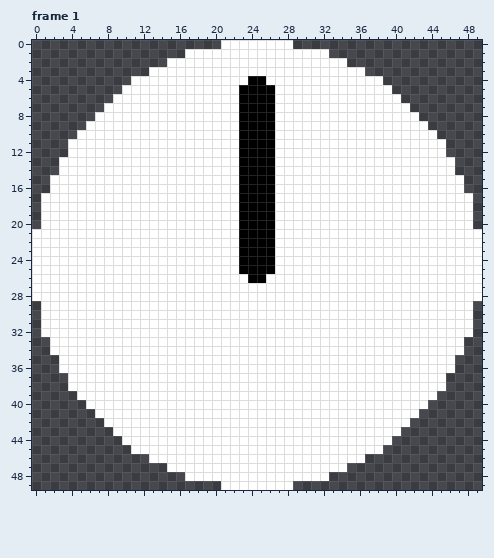
File history of a pixel-art file, support/sprites/hands.aseprite. Above: the version before the commit.
50x50 pixels, 32 frames. Shown: frame 1. The commit also changed other frames, which this record leaves out.
Now the later version:
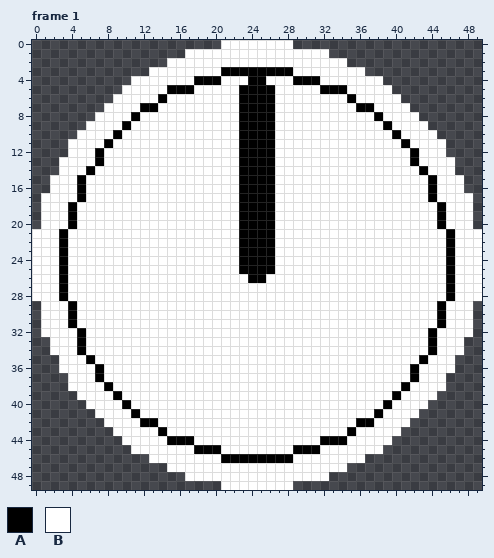
Palette (. is transparent): A #000000  B #ffffff
Message: double frames in hand animation
Change:
layer "Guide" now shown
--- frame 1, layer "Guide"
@@ x 0..49 @@
  2 ...............BBBBBBBBBBBBBBBBBBBB...............
- 3 .............BBBBBBBBBBBBBBBBBBBBBBBB.............
- 4 ...........BBBBBBBBBBBBBAABBBBBBBBBBBBB...........
- 5 ..........BBBBBBBBBBBBBAAAABBBBBBBBBBBBB..........
- 6 .........BBBBBBBBBBBBBBAAAABBBBBBBBBBBBBB.........
- 7 ........BBBBBBBBBBBBBBBAAAABBBBBBBBBBBBBBB........
- 8 .......BBBBBBBBBBBBBBBBAAAABBBBBBBBBBBBBBBB.......
- 9 ......BBBBBBBBBBBBBBBBBAAAABBBBBBBBBBBBBBBBB......
-10 .....BBBBBBBBBBBBBBBBBBAAAABBBBBBBBBBBBBBBBBB.....
-11 ....BBBBBBBBBBBBBBBBBBBAAAABBBBBBBBBBBBBBBBBBB....
-12 ....BBBBBBBBBBBBBBBBBBBAAAABBBBBBBBBBBBBBBBBBB....
-13 ...BBBBBBBBBBBBBBBBBBBBAAAABBBBBBBBBBBBBBBBBBBB...
-14 ...BBBBBBBBBBBBBBBBBBBBAAAABBBBBBBBBBBBBBBBBBBB...
-15 ..BBBBBBBBBBBBBBBBBBBBBAAAABBBBBBBBBBBBBBBBBBBBB..
-16 ..BBBBBBBBBBBBBBBBBBBBBAAAABBBBBBBBBBBBBBBBBBBBB..
-17 .BBBBBBBBBBBBBBBBBBBBBBAAAABBBBBBBBBBBBBBBBBBBBBB.
-18 .BBBBBBBBBBBBBBBBBBBBBBAAAABBBBBBBBBBBBBBBBBBBBBB.
-19 .BBBBBBBBBBBBBBBBBBBBBBAAAABBBBBBBBBBBBBBBBBBBBBB.
-20 .BBBBBBBBBBBBBBBBBBBBBBAAAABBBBBBBBBBBBBBBBBBBBBB.
-21 BBBBBBBBBBBBBBBBBBBBBBBAAAABBBBBBBBBBBBBBBBBBBBBBB
-22 BBBBBBBBBBBBBBBBBBBBBBBAAAABBBBBBBBBBBBBBBBBBBBBBB
-23 BBBBBBBBBBBBBBBBBBBBBBBAAAABBBBBBBBBBBBBBBBBBBBBBB
-24 BBBBBBBBBBBBBBBBBBBBBBBAAAABBBBBBBBBBBBBBBBBBBBBBB
-25 BBBBBBBBBBBBBBBBBBBBBBBAAAABBBBBBBBBBBBBBBBBBBBBBB
-26 BBBBBBBBBBBBBBBBBBBBBBBBAABBBBBBBBBBBBBBBBBBBBBBBB
-27 BBBBBBBBBBBBBBBBBBBBBBBBBBBBBBBBBBBBBBBBBBBBBBBBBB
-28 BBBBBBBBBBBBBBBBBBBBBBBBBBBBBBBBBBBBBBBBBBBBBBBBBB
-29 .BBBBBBBBBBBBBBBBBBBBBBBBBBBBBBBBBBBBBBBBBBBBBBBB.
-30 .BBBBBBBBBBBBBBBBBBBBBBBBBBBBBBBBBBBBBBBBBBBBBBBB.
-31 .BBBBBBBBBBBBBBBBBBBBBBBBBBBBBBBBBBBBBBBBBBBBBBBB.
-32 .BBBBBBBBBBBBBBBBBBBBBBBBBBBBBBBBBBBBBBBBBBBBBBBB.
-33 ..BBBBBBBBBBBBBBBBBBBBBBBBBBBBBBBBBBBBBBBBBBBBBB..
-34 ..BBBBBBBBBBBBBBBBBBBBBBBBBBBBBBBBBBBBBBBBBBBBBB..
-35 ...BBBBBBBBBBBBBBBBBBBBBBBBBBBBBBBBBBBBBBBBBBBB...
-36 ...BBBBBBBBBBBBBBBBBBBBBBBBBBBBBBBBBBBBBBBBBBBB...
-37 ....BBBBBBBBBBBBBBBBBBBBBBBBBBBBBBBBBBBBBBBBBB....
-38 ....BBBBBBBBBBBBBBBBBBBBBBBBBBBBBBBBBBBBBBBBBB....
-39 .....BBBBBBBBBBBBBBBBBBBBBBBBBBBBBBBBBBBBBBBB.....
-40 ......BBBBBBBBBBBBBBBBBBBBBBBBBBBBBBBBBBBBBB......
-41 .......BBBBBBBBBBBBBBBBBBBBBBBBBBBBBBBBBBBB.......
-42 ........BBBBBBBBBBBBBBBBBBBBBBBBBBBBBBBBBB........
-43 .........BBBBBBBBBBBBBBBBBBBBBBBBBBBBBBBB.........
-44 ..........BBBBBBBBBBBBBBBBBBBBBBBBBBBBBB..........
-45 ...........BBBBBBBBBBBBBBBBBBBBBBBBBBBB...........
-46 .............BBBBBBBBBBBBBBBBBBBBBBBB.............
+ 3 .............BBBBBBBBAAAAAAAABBBBBBBB.............
+ 4 ...........BBBBBBBAAABBBAABBBAAABBBBBBB...........
+ 5 ..........BBBBBAAABBBBBAAAABBBBBAAABBBBB..........
+ 6 .........BBBBBABBBBBBBBAAAABBBBBBBBABBBBB.........
+ 7 ........BBBBAABBBBBBBBBAAAABBBBBBBBBAABBBB........
+ 8 .......BBBBABBBBBBBBBBBAAAABBBBBBBBBBBABBBB.......
+ 9 ......BBBBABBBBBBBBBBBBAAAABBBBBBBBBBBBABBBB......
+10 .....BBBBABBBBBBBBBBBBBAAAABBBBBBBBBBBBBABBBB.....
+11 ....BBBBABBBBBBBBBBBBBBAAAABBBBBBBBBBBBBBABBBB....
+12 ....BBBABBBBBBBBBBBBBBBAAAABBBBBBBBBBBBBBBABBB....
+13 ...BBBBABBBBBBBBBBBBBBBAAAABBBBBBBBBBBBBBBABBBB...
+14 ...BBBABBBBBBBBBBBBBBBBAAAABBBBBBBBBBBBBBBBABBB...
+15 ..BBBABBBBBBBBBBBBBBBBBAAAABBBBBBBBBBBBBBBBBABBB..
+16 ..BBBABBBBBBBBBBBBBBBBBAAAABBBBBBBBBBBBBBBBBABBB..
+17 .BBBBABBBBBBBBBBBBBBBBBAAAABBBBBBBBBBBBBBBBBABBBB.
+18 .BBBABBBBBBBBBBBBBBBBBBAAAABBBBBBBBBBBBBBBBBBABBB.
+19 .BBBABBBBBBBBBBBBBBBBBBAAAABBBBBBBBBBBBBBBBBBABBB.
+20 .BBBABBBBBBBBBBBBBBBBBBAAAABBBBBBBBBBBBBBBBBBABBB.
+21 BBBABBBBBBBBBBBBBBBBBBBAAAABBBBBBBBBBBBBBBBBBBABBB
+22 BBBABBBBBBBBBBBBBBBBBBBAAAABBBBBBBBBBBBBBBBBBBABBB
+23 BBBABBBBBBBBBBBBBBBBBBBAAAABBBBBBBBBBBBBBBBBBBABBB
+24 BBBABBBBBBBBBBBBBBBBBBBAAAABBBBBBBBBBBBBBBBBBBABBB
+25 BBBABBBBBBBBBBBBBBBBBBBAAAABBBBBBBBBBBBBBBBBBBABBB
+26 BBBABBBBBBBBBBBBBBBBBBBBAABBBBBBBBBBBBBBBBBBBBABBB
+27 BBBABBBBBBBBBBBBBBBBBBBBBBBBBBBBBBBBBBBBBBBBBBABBB
+28 BBBABBBBBBBBBBBBBBBBBBBBBBBBBBBBBBBBBBBBBBBBBBABBB
+29 .BBBABBBBBBBBBBBBBBBBBBBBBBBBBBBBBBBBBBBBBBBBABBB.
+30 .BBBABBBBBBBBBBBBBBBBBBBBBBBBBBBBBBBBBBBBBBBBABBB.
+31 .BBBABBBBBBBBBBBBBBBBBBBBBBBBBBBBBBBBBBBBBBBBABBB.
+32 .BBBBABBBBBBBBBBBBBBBBBBBBBBBBBBBBBBBBBBBBBBABBBB.
+33 ..BBBABBBBBBBBBBBBBBBBBBBBBBBBBBBBBBBBBBBBBBABBB..
+34 ..BBBABBBBBBBBBBBBBBBBBBBBBBBBBBBBBBBBBBBBBBABBB..
+35 ...BBBABBBBBBBBBBBBBBBBBBBBBBBBBBBBBBBBBBBBABBB...
+36 ...BBBBABBBBBBBBBBBBBBBBBBBBBBBBBBBBBBBBBBABBBB...
+37 ....BBBABBBBBBBBBBBBBBBBBBBBBBBBBBBBBBBBBBABBB....
+38 ....BBBBABBBBBBBBBBBBBBBBBBBBBBBBBBBBBBBBABBBB....
+39 .....BBBBABBBBBBBBBBBBBBBBBBBBBBBBBBBBBBABBBB.....
+40 ......BBBBABBBBBBBBBBBBBBBBBBBBBBBBBBBBABBBB......
+41 .......BBBBABBBBBBBBBBBBBBBBBBBBBBBBBBABBBB.......
+42 ........BBBBAABBBBBBBBBBBBBBBBBBBBBBAABBBB........
+43 .........BBBBBABBBBBBBBBBBBBBBBBBBBABBBBB.........
+44 ..........BBBBBAAABBBBBBBBBBBBBBAAABBBBB..........
+45 ...........BBBBBBBAAABBBBBBBBAAABBBBBBB...........
+46 .............BBBBBBBBAAAAAAAABBBBBBBB.............
 47 ...............BBBBBBBBBBBBBBBBBBBB...............
